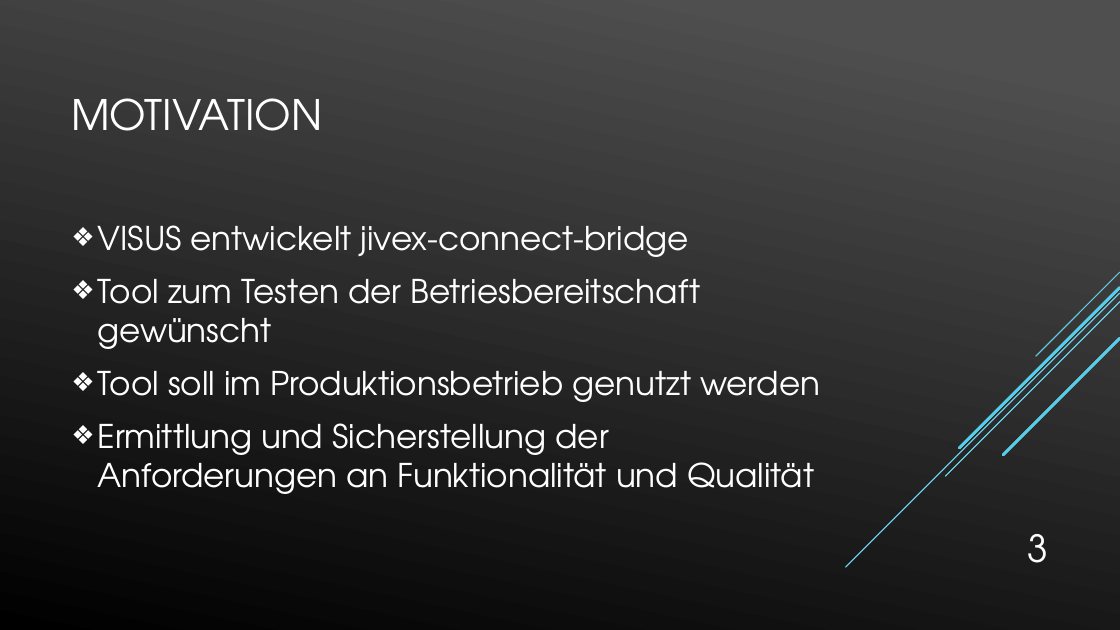
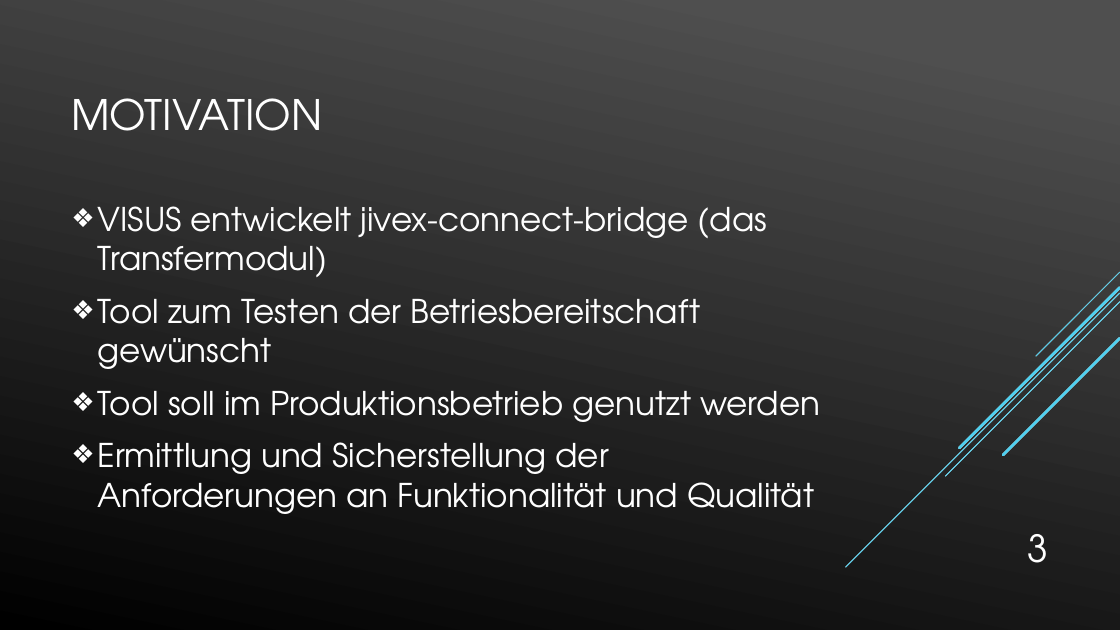
Before and after one commit to Tura92/Bachelorarbeit, a slide deck: slide 3 of Kolloquium Präsentation.pptx. Drawn at 1120x630 pixels with LibreOffice and Linux fonts; fonts in the diff are those of the drawing. Boxes give left, top, right and bottom in pixels: in the first picture for what was removed or moved away, otherwise in the second. Text is boxed around its words. In the diff, an @@ line names an element or a change of style, - is before the commit and + after.

```diff
--- a/Kolloquium Präsentation.pptx
+++ b/Kolloquium Präsentation.pptx
@@ text at (98, 206, 767, 277): text changed @@
-❖ VISUS entwickelt jivex-connect-bridge
+❖ VISUS entwickelt jivex-connect-bridge (das Transfermodul)
```
Also in this commit, not shown: 5 other slides changed, 1 slide added, 3 other files.
